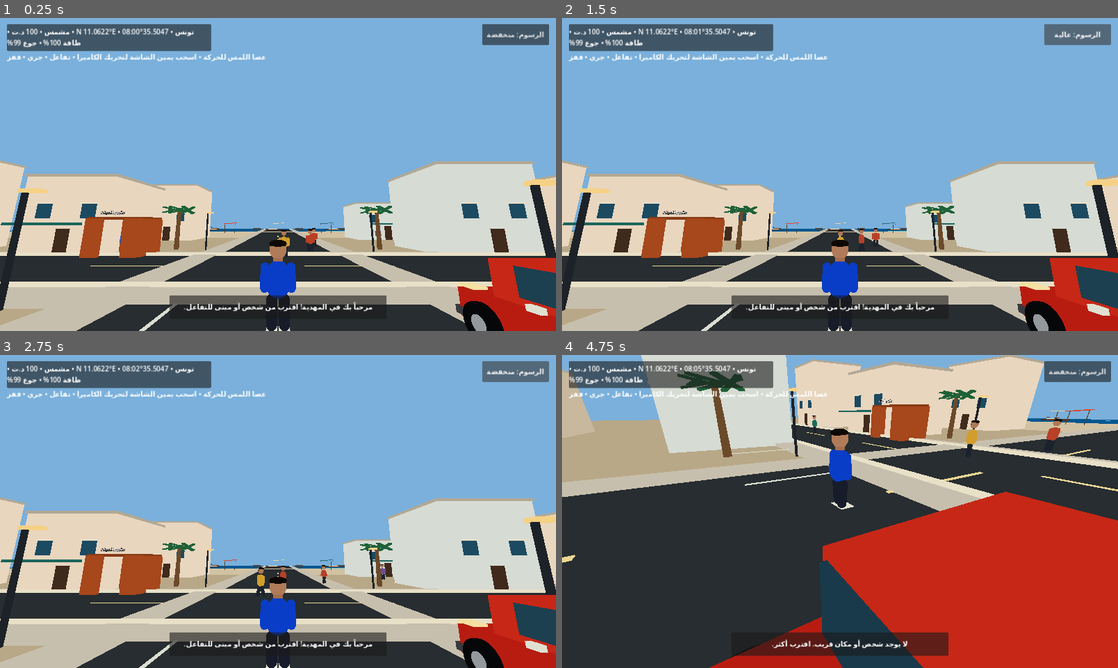
Above: before the commit, frames 1-4 (two rows, left to right).
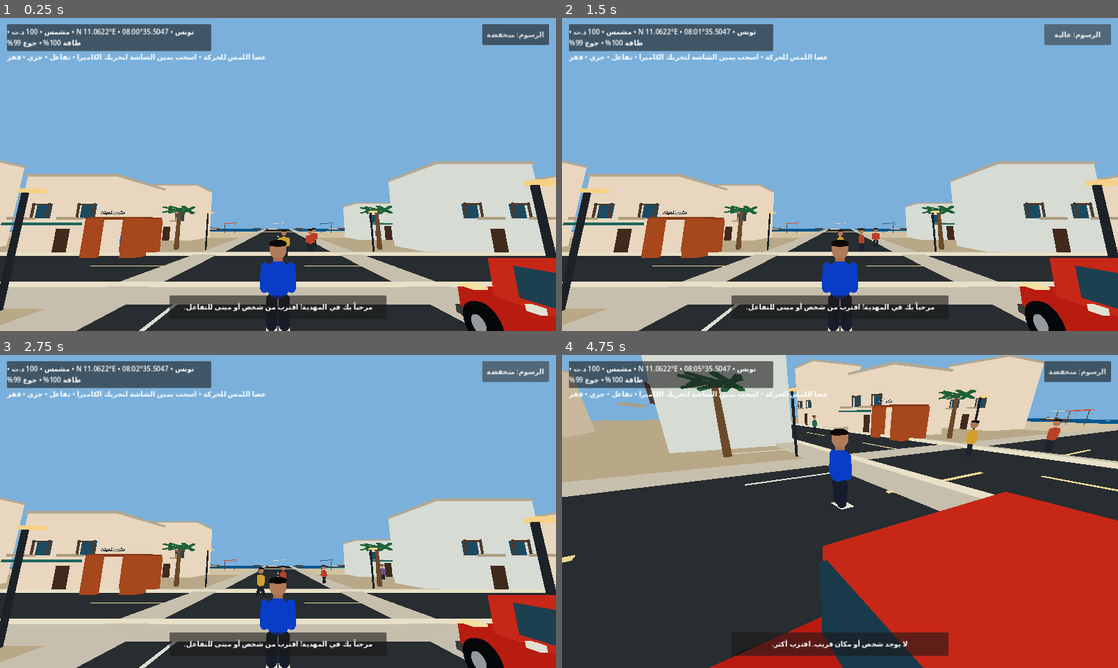
Above: after the commit, the same moments.

Repository: stevennpllk-crypto/REAL-LIFE-MAHDIA
Game: Godot game, scene res://scenes/Main.tscn
Two runs of this game, one before a commit and one after it. Both use one fixed random seed, a clock stepped at 60 frames per second and the inputs below.
Inputs (mouse positions are in pixels of both pictures, inside the frame that each line leads up to):
- Up to frame 1 (0.25 s): no input
- Up to frame 2 (1.5 s): click "الرسوم: منخفضة" at 0.5 s; click "الرسوم: متوسطة" at 1.25 s
- Up to frame 3 (2.75 s): click "الرسوم: عالية" at 2 s
- Up to frame 4 (4.75 s): tap Enter at 2.75 s; move the mouse to (867, 511) at 2.77 s; hold W (move_forward) from 2.78 s (still down); tap E (interact) at 2.85, 4.35 s; tap Space (jump) at 3.02, 3.77 s; move the mouse to (812, 511) at 3.52 s; tap Shift (run) at 3.6 s; move the mouse to (851, 505) at 4.27 s

The runs differ from the first frame. In frame 1, 0.4% of the frame differs, in the area x 1-100%, y 58-66%; in frame 2, 0.4%; in frame 3, 0.4%; in frame 4, 0.3%.

Commit message:
Add compact balconies and facade depth to Mediterranean town buildings

Diff:
--- a/scripts/main.gd
+++ b/scripts/main.gd
@@ -209,6 +209,10 @@
 		var wx := (float(col) - 0.5) * w * 0.48
 		_box(building, Vector3(1.15, 1.15, 0.08), Vector3(wx, minf(3.45, h * 0.58), d * 0.505), Color(0.12, 0.29, 0.38))
 		_box(building, Vector3(1.28, 0.09, 0.12), Vector3(wx, minf(4.05, h * 0.58 + 0.62), d * 0.52), Color(0.92, 0.88, 0.78))
+		_box(building, Vector3(0.12, 1.18, 0.12), Vector3(wx - 0.62, minf(3.45, h * 0.58), d * 0.54), Color(0.30, 0.23, 0.18))
+		_box(building, Vector3(0.12, 1.18, 0.12), Vector3(wx + 0.62, minf(3.45, h * 0.58), d * 0.54), Color(0.30, 0.23, 0.18))
+		_box(building, Vector3(1.38, 0.12, 0.12), Vector3(wx, minf(3.45, h * 0.58) + 0.48, d * 0.54), Color(0.30, 0.23, 0.18))
+		_box(building, Vector3(1.42, 0.16, 0.68), Vector3(wx, minf(3.45, h * 0.58) - 0.64, d * 0.70), Color(0.68, 0.61, 0.49))
 	if seed_value % 3 == 0:
 		_box(building, Vector3(w * 0.66, 0.18, 0.9), Vector3(0, 2.42, d * 0.72), Color(0.12, 0.40, 0.36))
 	var collision := CollisionShape3D.new()
